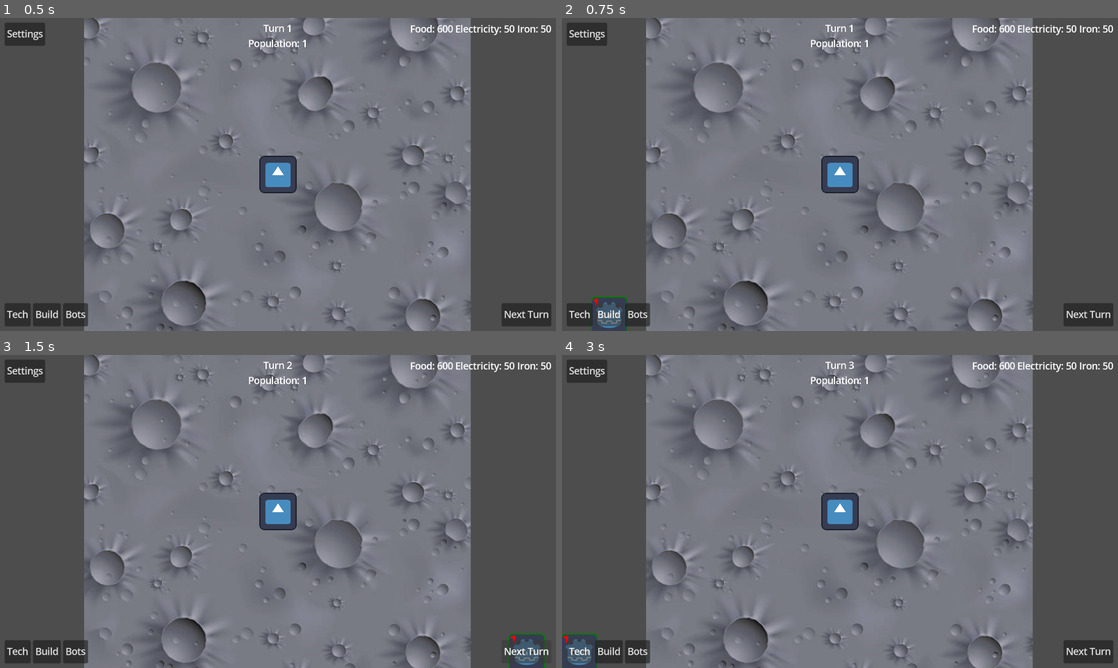
Above: before the commit, frames 1-4 (two rows, left to right).
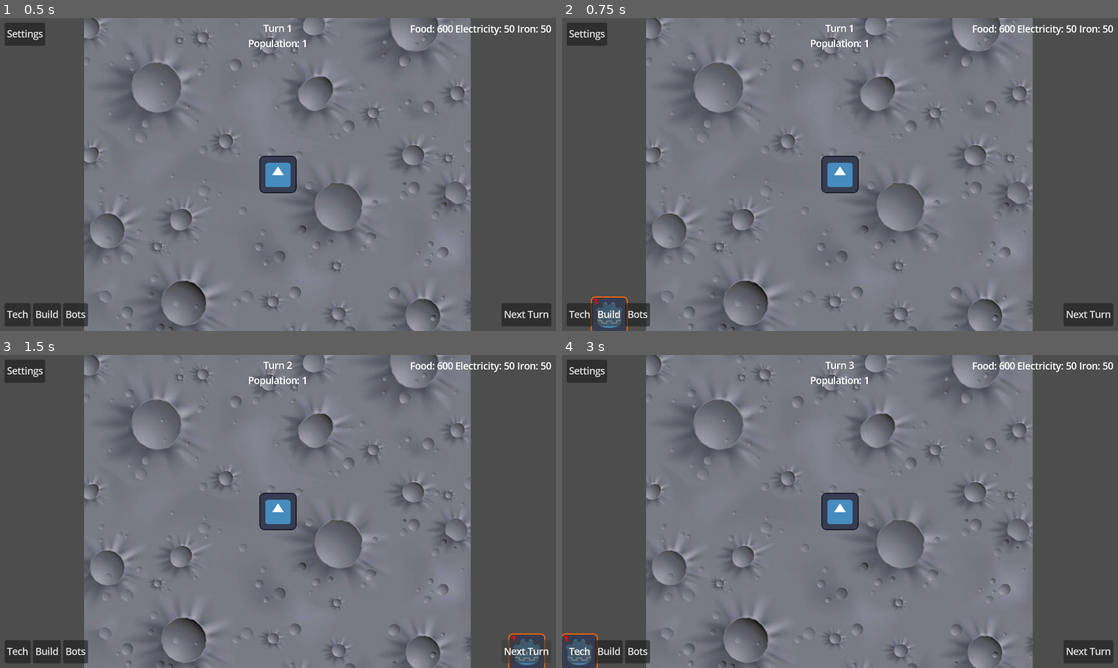
Above: after the commit, the same moments.

Repository: LunariumGame/Lunarium
Game: Godot game, scene res://scenes/world.tscn
The game is run twice, just before and just after one commit, with the same random seed, the same clock (stepped at 60 frames per second) and the same inputs. The engine's default icon, where the game draws it, is replaced by a stand-in: a white triangle on a blue panel in a dark square.
Inputs:
- Up to frame 1 (0.5 s): no input
- Up to frame 2 (0.75 s): click "Build" at 0.5 s
- Up to frame 3 (1.5 s): click "Next Turn" at 1.25 s
- Up to frame 4 (3 s): click "Next Turn" at 2 s; click "Tech" at 2.75 s

Frame 1 is identical in both runs. In frame 2, less than 0.1% of the frame differs, in the area x 5-12%, y 88-100%; in frame 3, less than 0.1%; in frame 4, less than 0.1%.
Error before the commit: Invalid call. Nonexistent function 'initialized_building' in base 'Sprite2D (BuildingCursor)'. (res://scripts/ui_components/building/building_button.gd:34)

Commit message:
building initialization tested

Diff:
--- a/scenes/ui_components/hud.tscn
+++ b/scenes/ui_components/hud.tscn
@@ -79,6 +79,7 @@
 focus_mode = 0
 text = "Build"
 script = ExtResource("2_ntdy2")
+building_type = 1
 
 [node name="BotManager" type="Button" parent="MarginContainer/HUDUI/SystemButtons"]
 layout_mode = 2
--- a/scripts/ui_components/building/building_button.gd
+++ b/scripts/ui_components/building/building_button.gd
@@ -31,4 +31,4 @@
 	get_tree().current_scene.add_child(building_instance)
 
 	# fetch building type for world instantiation
-	building_instance.initialized_building(building_type)
+	building_instance.initialize_building(building_type)
--- a/scripts/ui_components/building/building_cursor.gd
+++ b/scripts/ui_components/building/building_cursor.gd
@@ -2,24 +2,25 @@
 class_name BuildingCursor
 extends Sprite2D
 
-var building_instance = null
+var building_scene = null
 
 
 # determine what building should be placed in the world
 func initialize_building(building_type: GameData.BuildingType) -> void:
 	match building_type:
 		GameData.BuildingType.ECO_DOME:
-			building_instance = preload("res://scripts/buildings/eco_dome.gd")
+			building_scene = preload("res://scenes/buildings/eco_dome.tscn")
 		GameData.BuildingType.IRON_REFINERY:
-			building_instance = preload("res://scripts/buildings/iron_refinery.gd")
+			building_scene = preload("res://scenes/buildings/iron_refinery.tscn")
 		GameData.BuildingType.MECH_QUARTER:
-			building_instance = preload("res://scripts/buildings/mech_quarter.gd")
+			building_scene = preload("res://scenes/buildings/mech_quarter.tscn")
 		GameData.BuildingType.POWER_PLANT:
-			building_instance = preload("res://scripts/buildings/power_plant.gd")
+			building_scene = preload("res://scenes/buildings/power_plant.tscn")
 		GameData.BuildingType.RESIDENCE_BUILDING:
-			building_instance = preload("res://scripts/buildings/residential_building.gd")
+			building_scene = preload("res://scenes/buildings/residential_building.tscn")
 		_:
 			push_error("attempted to place unrecognized building in world")
+	print("building selected: ", building_scene.resource_path)
 
 
 func _process(_delta: float) -> void:
@@ -38,4 +39,7 @@
 
 
 func _place_building() -> void:
-	pass
+	var building_instance = building_scene.instantiate()
+
+	if (building_instance == null):
+		push_error("<building_cursor.gd, L45> building was not initialized prior to instantiation")
